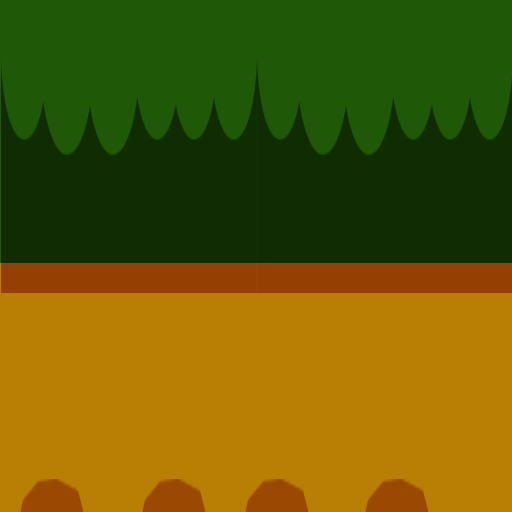
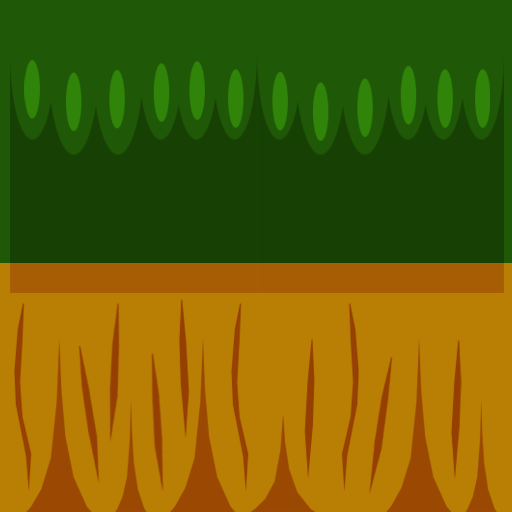
Layer changes from the first 512px x 512px image to the second:
added layer "Layer 5" (overlay, 50%) above "Layer 4" over box(24, 60, 490, 141)
added layer "Layer 3" (overlay, 50%) above "Layer 2" over box(78, 299, 462, 495)
added layer "Layer 2" (overlay) above "Layer 1" over box(14, 303, 359, 492)
painted on "Layer 1" over box(20, 338, 497, 512)
"Shadow": opacity 100% → 53%, painted on it over box(1, 2, 512, 293)
